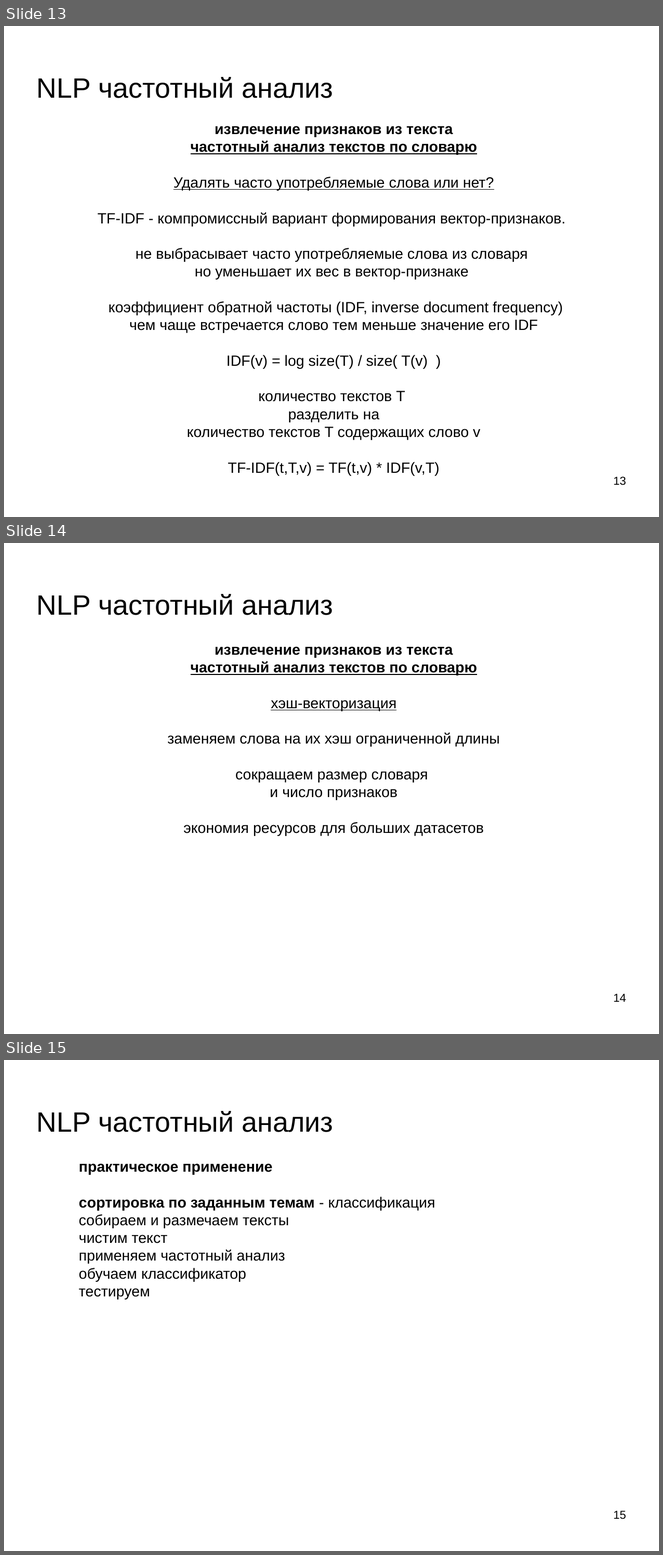
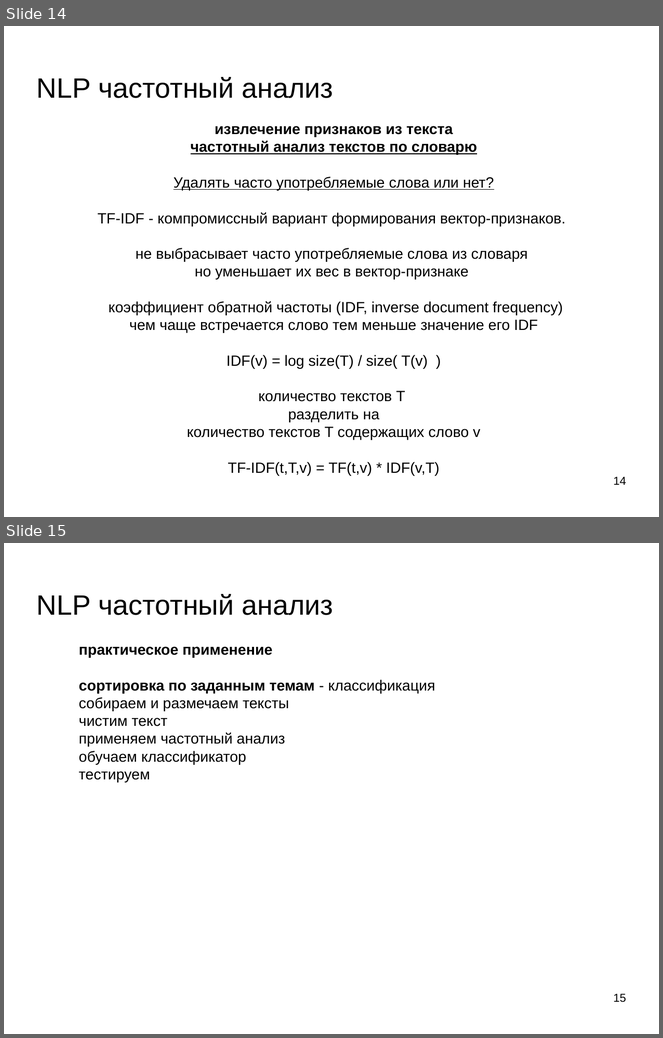
Before and after one commit to mechanoid5/ml_nlp_2025_I, a slide deck: 02-tfidf.odp. Shown one above the other, each under a label of ours: slides 13, 14 and 15 before the commit, slides 14 and 15 after it. The pictures are 663x1555 and 663x1038 pixels, drawn with LibreOffice and Linux fonts; fonts in the diff are those of the drawing; background and template pictures are left out. Boxes give left, top, right and bottom in pixels: in the first picture for what was removed or moved away, otherwise in the second. Text is boxed around its words. In the diff, an @@ line names an element or a change of style, - is before the commit and + after.

```diff
--- a/02-tfidf.odp
+++ b/02-tfidf.odp
@@ slide 14 removed at (4,543,659,1034), background picture (left out) @@
@@ title removed at (37,594,333,615) @@
-NLP частотный анализ
@@ text removed at (167,646,500,836) @@
-извлечение признаков из текста
-частотный анализ текстов по словарю
-хэш-векторизация
-заменяем слова на их хэш ограниченной длины
-сокращаем размер словаря
-и число признаков
-экономия ресурсов для больших датасетов
@@ page number removed at (613,994,626,1002) @@
-14
@@ what was slide 13 is now slide 14 @@
@@ page number at (613,477,626,485): text changed @@
-13
+14
```
Also in this commit, not shown: 2 slides changed, 1 slide added, 19 other files.
